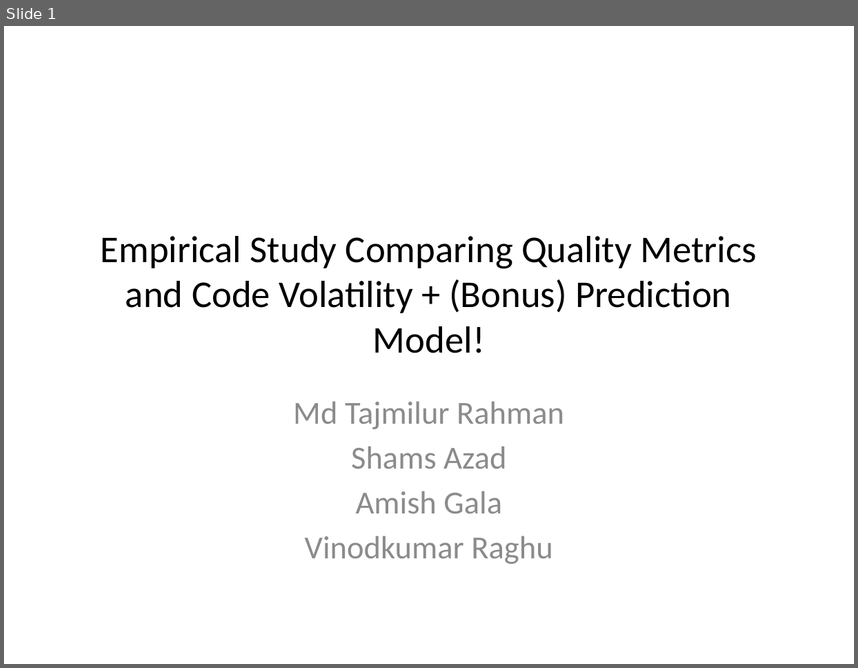
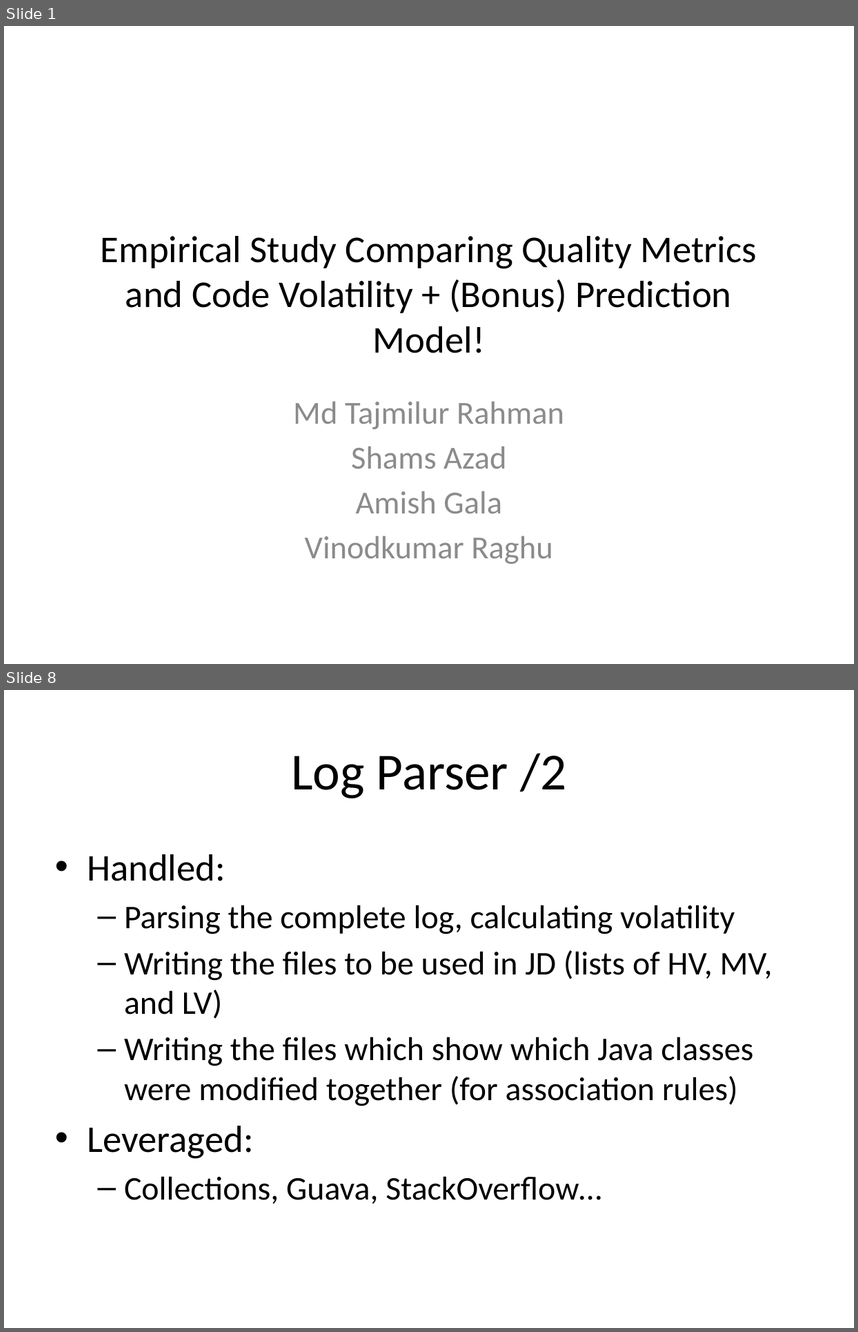
Before and after one commit to tajmilur-rahman/SOEN6611, a slide deck: milestones/Group_Presentation_Volatility.pptx. Shown one above the other, each under a label of ours: slide 1 before the commit, slides 1 and 8 after it; the slides between them are not shown. The pictures are 858x668 and 858x1332 pixels, drawn with LibreOffice and Linux fonts; fonts in the diff are those of the drawing. Boxes give left, top, right and bottom in pixels: in the first picture for what was removed or moved away, otherwise in the second. Text is boxed around its words. In the diff, an @@ line names an element or a change of style, - is before the commit and + after.

```diff
--- a/milestones/Group_Presentation_Volatility.pptx
+++ b/milestones/Group_Presentation_Volatility.pptx
@@ slide 8 added at (4, 690, 854, 1328), background #FFFFFF @@
@@ title added at (291, 753, 566, 798), 44 pt, text #000000 @@
+Log Parser /2
@@ text added at (87, 854, 773, 1203), 28 pt, text #000000 @@
+• Handled:
+  – Parsing the complete log, calculating volatility
+  – Writing the files to be used in JD (lists of HV, MV, and LV)
+  – Writing the files which show which Java classes were modified together (for association rules)
+• Leveraged:
+  – Collections, Guava, StackOverflow…
```
Also in this commit, not shown: 4 slides changed, 6 other slides added, 1 slide removed.
